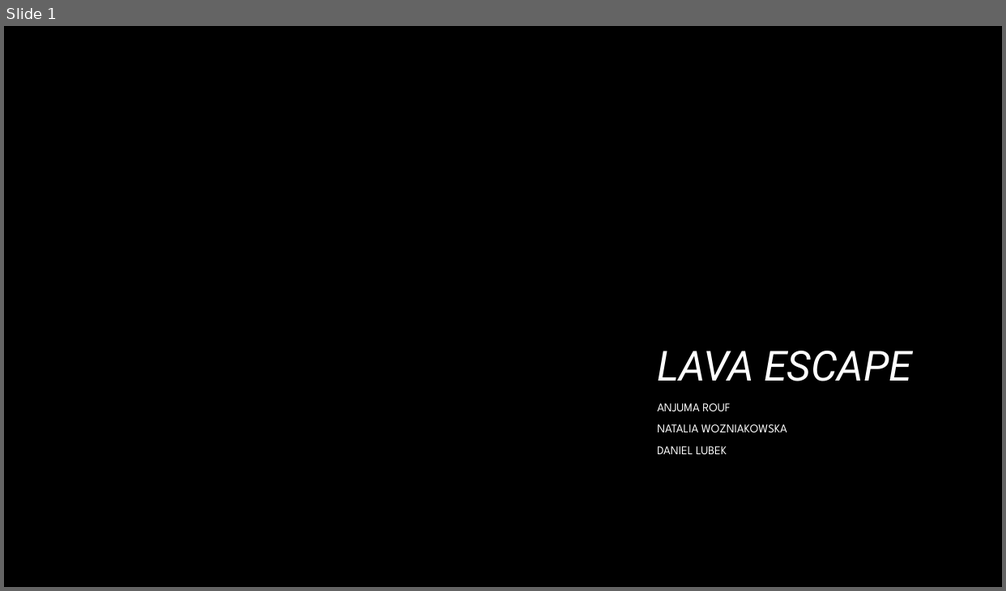
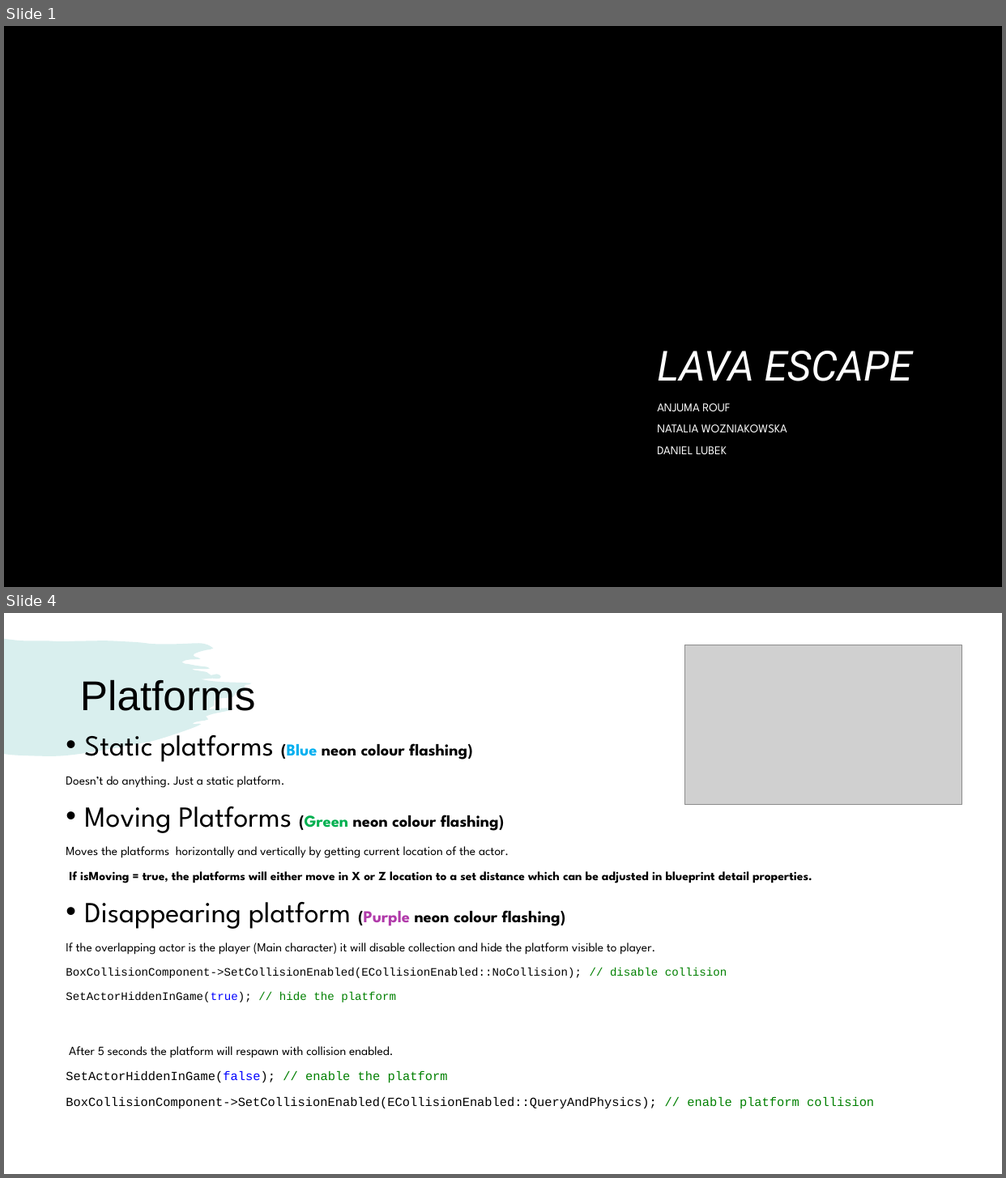
Before and after one commit to Wozniakowska/UE5_Assesment, a slide deck: LavaEscapeSlides.pptx. Shown one above the other, each under a label of ours: slide 1 before the commit, slides 1 and 4 after it; the slides between them are not shown. The pictures are 1006x591 and 1006x1178 pixels, drawn with LibreOffice and Linux fonts; fonts in the diff are those of the drawing; grey boxes stand for pictures; background and template pictures are left out. Boxes give left, top, right and bottom in pixels: in the first picture for what was removed or moved away, otherwise in the second. Text is boxed around its words. In the diff, an @@ line names an element or a change of style, - is before the commit and + after.

```diff
--- a/LavaEscapeSlides.pptx
+++ b/LavaEscapeSlides.pptx
@@ slide 4 added at (4, 613, 1002, 1174), background #FFFFFF @@
@@ freeform shape added at (4, 638, 251, 756), fill #45AFAD at 20% opacity @@
@@ picture added at (685, 645, 962, 805) @@
@@ title added at (80, 679, 256, 711), 40 pt, text #000000 @@
+Platforms
@@ text added at (66, 735, 874, 1110), 12 pt, text #000000 @@
+• Static platforms (Blue neon colour flashing)
+Doesn’t do anything. Just a static platform.
+• Moving Platforms (Green neon colour flashing)
+Moves the platforms horizontally and vertically by getting current location of the actor.
+If isMoving = true, the platforms will either move in X or Z location to a set distance which can be adjusted in blueprint detail properties.
+• Disappearing platform (Purple neon colour flashing)
+If the overlapping actor is the player (Main character) it will disable collection and hide the platform visible to player.
+BoxCollisionComponent->SetCollisionEnabled(ECollisionEnabled::NoCollision); // disable collision
+SetActorHiddenInGame(true); // hide the platform
+After 5 seconds the platform will respawn with collision enabled.
+SetActorHiddenInGame(false); // enable the platform
+BoxCollisionComponent->SetCollisionEnabled(ECollisionEnabled::QueryAndPhysics); // enable platform collision
```
Also in this commit, not shown: 2 slides changed, 4 other slides added, 3 slides removed, 1 other file.
